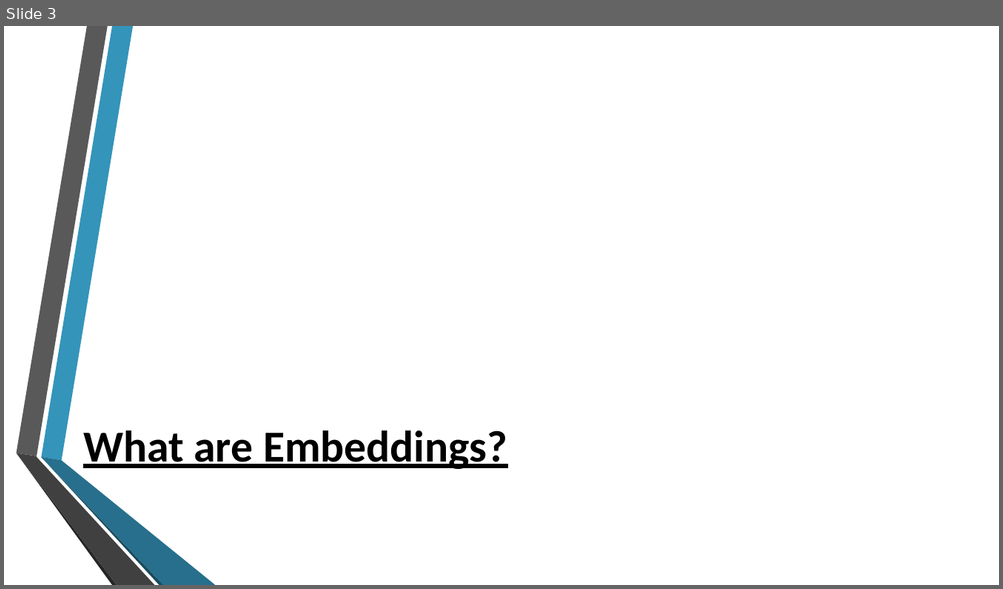
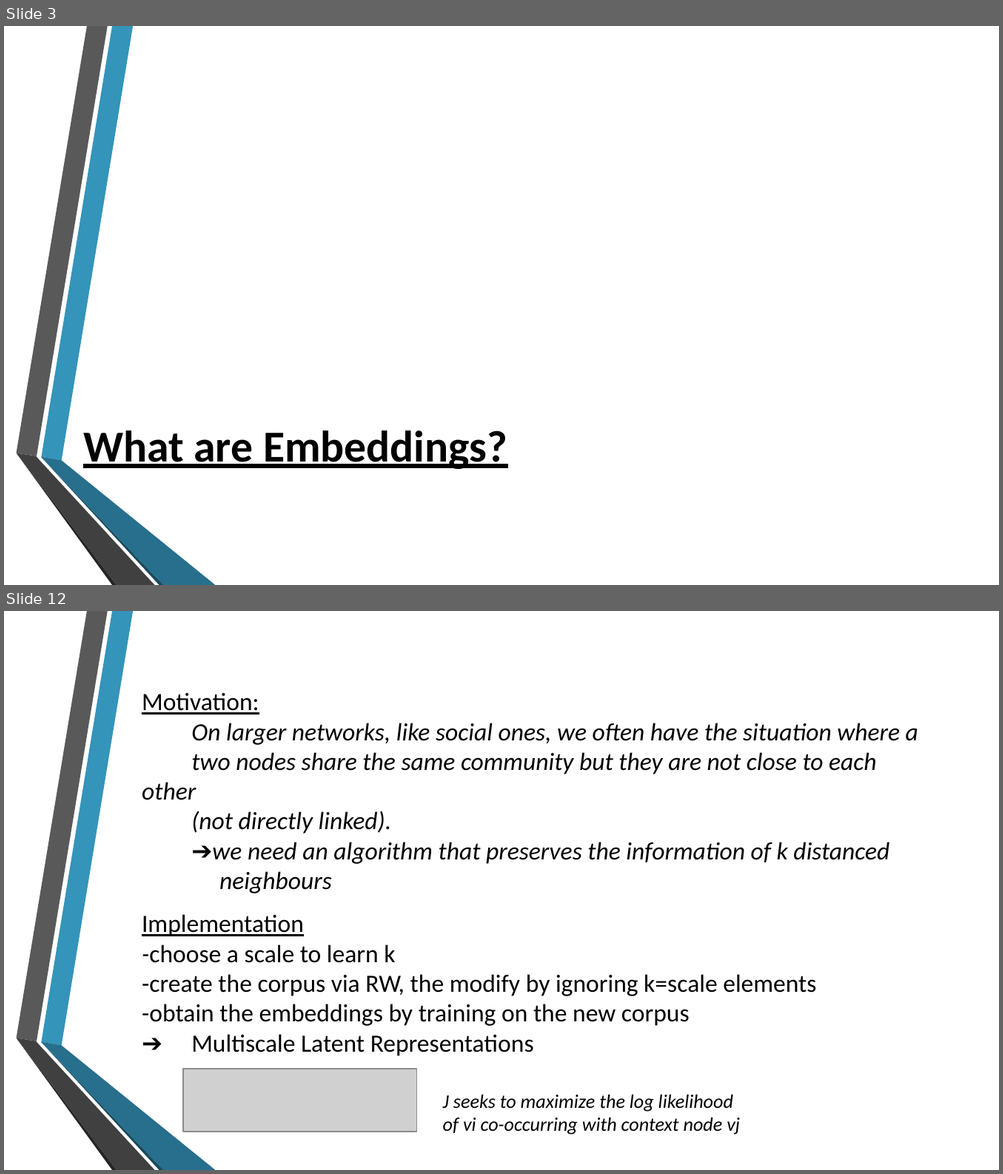
Before and after one commit to Edward326/WalkletsEmbeddings, a slide deck: walklets_embedding/docs/Walklets.pptx. Shown one above the other, each under a label of ours: slide 3 before the commit, slides 3 and 12 after it; the slides between them are not shown. The pictures are 1003x589 and 1003x1174 pixels, drawn with LibreOffice and Linux fonts; fonts in the diff are those of the drawing; grey boxes stand for pictures; background and template pictures are left out. Boxes give left, top, right and bottom in pixels: in the first picture for what was removed or moved away, otherwise in the second. Text is boxed around its words. In the diff, an @@ line names an element or a change of style, - is before the commit and + after.

```diff
--- a/walklets_embedding/docs/Walklets.pptx
+++ b/walklets_embedding/docs/Walklets.pptx
@@ slide 12 added at box(4, 611, 999, 1170), background picture (left out); not listed: 6 template elements that a slide beside it also shows @@
@@ text added at box(142, 692, 918, 864), 18 pt, text #000000, italic @@
+Motivation:
+On larger networks, like social ones, we often have the situation where a
+two nodes share the same community but they are not close to each other
+(not directly linked).
+➔we need an algorithm that preserves the information of k distanced
+neighbours
@@ text added at box(142, 914, 816, 1056), 18 pt, text #000000 @@
+Implementation
+-choose a scale to learn k
+-create the corpus via RW, the modify by ignoring k=scale elements
+-obtain the embeddings by training on the new corpus
+➔ Multiscale Latent Representations
@@ picture added at box(183, 1070, 417, 1132) @@
@@ text added at box(443, 1095, 740, 1135), 14 pt, text #000000, italic @@
+J seeks to maximize the log likelihood
+of vi co-occurring with context node vj
```
Also in this commit, not shown: 3 slides changed, 18 other slides added.
